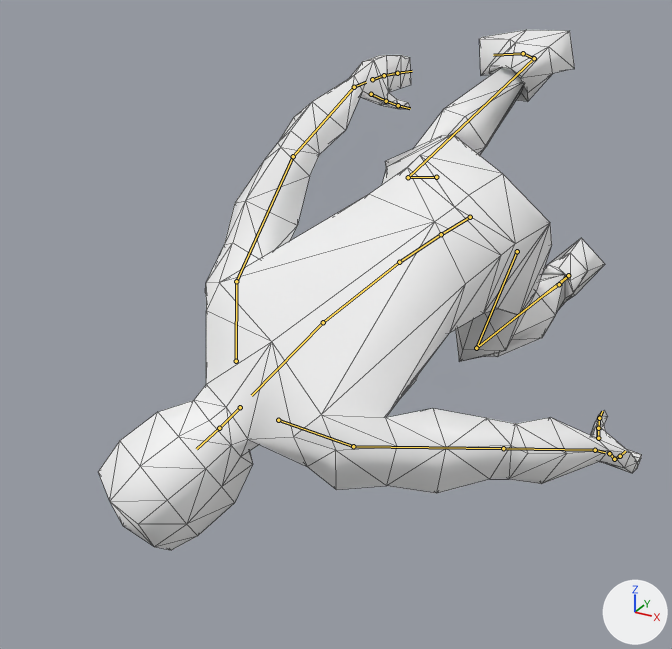
An edit to the glTF model assets/male_steroids.glb, drawn before and after from the same camera.
Rendered twice from a camera (50 mm lens) standing at (64.5, -242.0, 57.3) and looking at (-17.5, -92.9, -17.3). The axes (+X, +Y, +Z) are drawn at lower right. The lights are the same throughout. Both versions are drawn at frame 16 of the action 'land-left'; the numbers are the values there. The bones that bend it are drawn over the model as lines. Mesh edges are drawn as thin lines.

Names of what the first picture shows: 'male-steroids-mesh'.
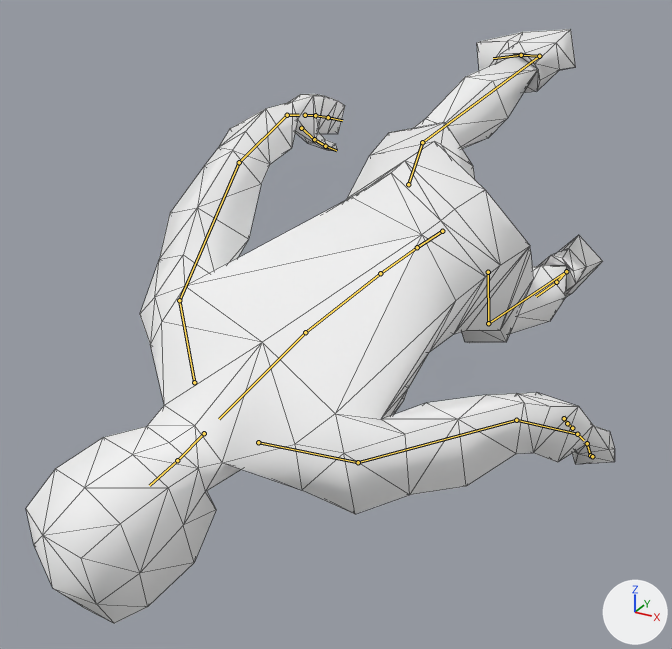
Pixel boxes [x1, y1, x2, y2] of what changed, in the pictures (672 x 649 px):
'male-steroids-mesh', posed (8% wider, 14% taller)
    before: [98, 30, 642, 550]
    after: [26, 29, 615, 624]
bone 'mixamorig:Hips', root to tip
    before: (470, 217) to (441, 234)
    after: (442, 231) to (417, 247)
bone 'mixamorig:Spine', root to tip
    before: (441, 234) to (399, 262)
    after: (417, 247) to (380, 273)
bone 'mixamorig:Spine1', root to tip
    before: (399, 262) to (323, 322)
    after: (380, 273) to (305, 332)
bone 'mixamorig:Spine2', root to tip
    before: (323, 322) to (251, 395)
    after: (305, 332) to (219, 419)
bone 'mixamorig:Neck', root to tip
    before: (240, 407) to (219, 428)
    after: (204, 433) to (177, 460)
bone 'mixamorig:Head', root to tip
    before: (219, 428) to (196, 449)
    after: (177, 460) to (149, 485)
bone 'mixamorig:LeftShoulder', root to tip
    before: (278, 420) to (353, 446)
    after: (258, 442) to (358, 462)
bone 'mixamorig:LeftArm', root to tip
    before: (353, 446) to (503, 448)
    after: (358, 462) to (516, 420)
bone 'mixamorig:LeftForeArm', root to tip
    before: (503, 448) to (595, 450)
    after: (516, 420) to (577, 434)
bone 'mixamorig:LeftHand', root to tip
    before: (595, 450) to (605, 452)
    after: (577, 434) to (584, 440)
bone 'mixamorig:LeftHandThumb1', root to tip
    before: (598, 438) to (598, 428)
    after: (572, 428) to (567, 423)
bone 'mixamorig:RightShoulder', root to tip
    before: (236, 361) to (236, 281)
    after: (194, 382) to (179, 300)
bone 'mixamorig:RightArm', root to tip
    before: (236, 281) to (293, 156)
    after: (179, 300) to (239, 162)
bone 'mixamorig:RightForeArm', root to tip
    before: (293, 156) to (354, 87)
    after: (239, 162) to (287, 115)
bone 'mixamorig:RightHand', root to tip
    before: (354, 87) to (366, 82)
    after: (287, 115) to (299, 115)
bone 'mixamorig:RightHandThumb1', root to tip
    before: (371, 94) to (386, 101)
    after: (301, 128) to (314, 139)
bone 'mixamorig:RightHandThumb2', root to tip
    before: (386, 101) to (398, 105)
    after: (314, 139) to (325, 146)
bone 'mixamorig:RightHandIndex1', root to tip
    before: (372, 79) to (384, 75)
    after: (305, 115) to (315, 115)
bone 'mixamorig:LeftUpLeg', root to tip
    before: (517, 251) to (476, 348)
    after: (488, 272) to (488, 323)
bone 'mixamorig:LeftLeg', root to tip
    before: (476, 348) to (568, 275)
    after: (488, 323) to (566, 271)
bone 'mixamorig:LeftFoot', root to tip
    before: (568, 275) to (559, 284)
    after: (566, 271) to (556, 282)
bone 'mixamorig:RightUpLeg', root to tip
    before: (436, 177) to (408, 177)
    after: (408, 184) to (422, 142)
bone 'mixamorig:RightLeg', root to tip
    before: (408, 177) to (534, 58)
    after: (422, 142) to (539, 56)
bone 'mixamorig:RightFoot', root to tip
    before: (534, 58) to (523, 53)
    after: (539, 56) to (521, 55)
bone 'mixamorig:RightToeBase', root to tip
    before: (523, 53) to (493, 55)
    after: (521, 55) to (493, 58)

What the commit changed:
Bone 'mixamorig:Hips' (bone_mixamorig_hips) moves from (0.9, -21.8, 2.2) to (0.3, -8.9, 1.5).
Bone 'mixamorig:Hips' (bone_mixamorig_hips) turns from (6, -33, 7) to (1, -40, 2) degrees about its own x, y and z.
Bone 'mixamorig:Spine' (bone_mixamorig_spine) turns from (11, 2, 2) to (8, 4, 0) degrees about its own x, y and z.
Bone 'mixamorig:Spine1' (bone_mixamorig_spine1) turns from (22, 4, 5) to (16, 8, 3) degrees about its own x, y and z.
Bone 'mixamorig:Spine2' (bone_mixamorig_spine2) turns from (22, 4, 4) to (16, 8, 2) degrees about its own x, y and z.
Bone 'mixamorig:Neck' (bone_mixamorig_neck) turns from (-8, -8, 1) to (-5, -4, 1) degrees about its own x, y and z.
Bone 'mixamorig:Head' (bone_mixamorig_head) turns from (-11, 8, -6) to (-9, 16, -6) degrees about its own x, y and z.
Bone 'mixamorig:LeftShoulder' (bone_mixamorig_leftshoulder) turns from (11, 3, 5) to (9, 3, 2) degrees about its own x, y and z.
Bone 'mixamorig:LeftArm' (bone_mixamorig_leftarm) turns from (31, -21, 21) to (49, -16, 0) degrees about its own x, y and z.
Bone 'mixamorig:LeftForeArm' (bone_mixamorig_leftforearm) turns from (3, 13, 15) to (5, 9, 33) degrees about its own x, y and z.
Bone 'mixamorig:LeftHand' (bone_mixamorig_lefthand) turns from (-21, 12, 8) to (-16, 15, 4) degrees about its own x, y and z.
Bone 'mixamorig:LeftHandThumb1' (bone_mixamorig_lefthandthumb1) turns from (-3, 2, 9) to (2, 2, 6) degrees about its own x, y and z.
Bone 'mixamorig:RightShoulder' (bone_mixamorig_rightshoulder) turns from (16, -3, -8) to (12, -4, -8) degrees about its own x, y and z.
Bone 'mixamorig:RightArm' (bone_mixamorig_rightarm) turns from (41, 10, 20) to (47, 3, 29) degrees about its own x, y and z.
Bone 'mixamorig:RightForeArm' (bone_mixamorig_rightforearm) turns from (4, -1, -22) to (6, 3, -32) degrees about its own x, y and z.
Bone 'mixamorig:RightHand' (bone_mixamorig_righthand) turns from (-9, -18, -18) to (2, -10, -24) degrees about its own x, y and z.
Bone 'mixamorig:RightHandThumb1' (bone_mixamorig_righthandthumb1) turns from (-14, 8, -10) to (-10, 9, -7) degrees about its own x, y and z.
Bone 'mixamorig:RightHandThumb2' (bone_mixamorig_righthandthumb2) turns from (1, 0, 4) to (3, 0, 8) degrees about its own x, y and z.
Bone 'mixamorig:RightHandIndex1' (bone_mixamorig_righthandindex1) turns from (-11, 1, 5) to (-9, 2, 7) degrees about its own x, y and z.
Bone 'mixamorig:LeftUpLeg' (bone_mixamorig_leftupleg) turns from (71, -6, 3) to (40, -11, 5) degrees about its own x, y and z.
Bone 'mixamorig:LeftLeg' (bone_mixamorig_leftleg) turns from (-72, 3, -16) to (-41, 11, -10) degrees about its own x, y and z.
Bone 'mixamorig:LeftFoot' (bone_mixamorig_leftfoot) turns from (9, -3, -2) to (2, -4, -2) degrees about its own x, y and z.
Bone 'mixamorig:RightUpLeg' (bone_mixamorig_rightupleg) turns from (39, 16, -15) to (14, 15, -12) degrees about its own x, y and z.
Bone 'mixamorig:RightLeg' (bone_mixamorig_rightleg) turns from (-80, 3, -16) to (-41, 11, -6) degrees about its own x, y and z.
Bone 'mixamorig:RightFoot' (bone_mixamorig_rightfoot) turns from (26, 24, 17) to (21, 15, 8) degrees about its own x, y and z.
Bone 'mixamorig:RightToeBase' (bone_mixamorig_righttoebase) turns from (17, 5, -7) to (1, 2, -2) degrees about its own x, y and z.
